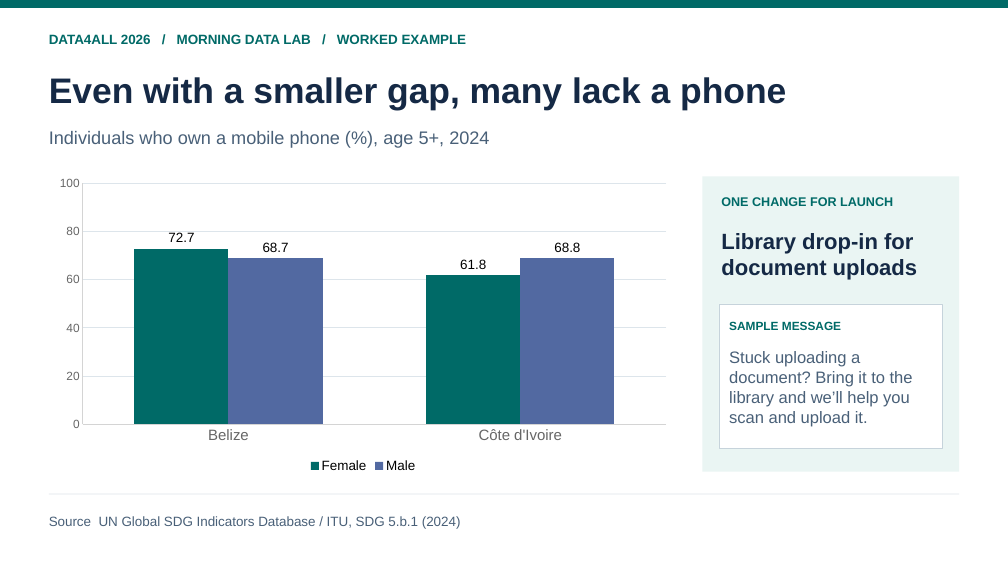
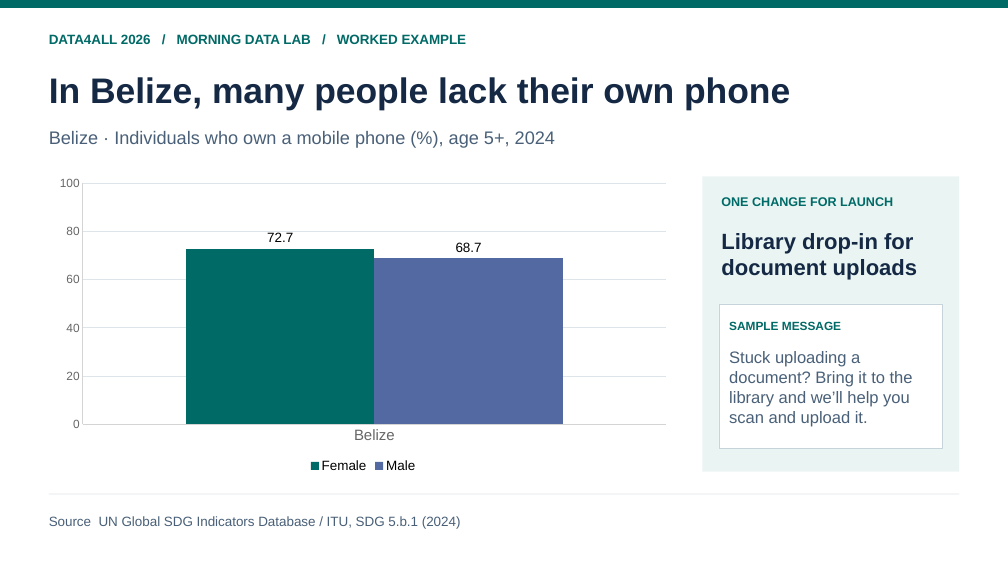
Before and after one commit to SoSS-UoM/DataLab_Data4All2026, a slide deck: slide 1 of ForStudents - Ready to share/03 Worked example.pptx. Drawn at 1008x567 pixels with LibreOffice and Linux fonts; fonts in the diff are those of the drawing. Boxes give left, top, right and bottom in pixels: in the first picture for what was removed or moved away, otherwise in the second. Text is boxed around its words. In the diff, an @@ line names an element or a change of style, - is before the commit and + after.

```diff
--- a/ForStudents - Ready to share/03 Worked example.pptx
+++ b/ForStudents - Ready to share/03 Worked example.pptx
@@ text at box(49, 77, 790, 110): text changed @@
-Even with a smaller gap, many lack a phone
+In Belize, many people lack their own phone
@@ text at box(49, 131, 555, 148): text changed @@
-Individuals who own a mobile phone (%), age 5+, 2024
+Belize · Individuals who own a mobile phone (%), age 5+, 2024
@@ column chart at box(47, 170, 678, 476) @@
-categories: Belize, Côte d'Ivoire
+categories: Belize
-Female: 72.7, 61.8
+Female: 72.7
-Male: 68.7, 68.8
+Male: 68.7
```
Also in this commit, not shown: 7 other files.
